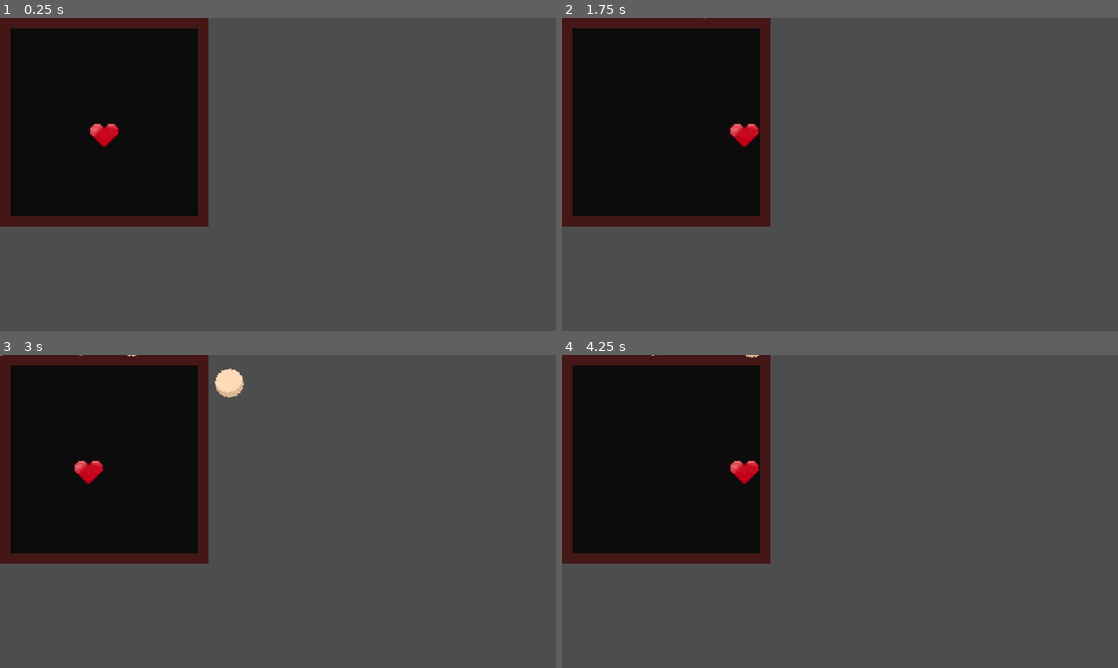
Above: before the commit, frames 1-4 (two rows, left to right).
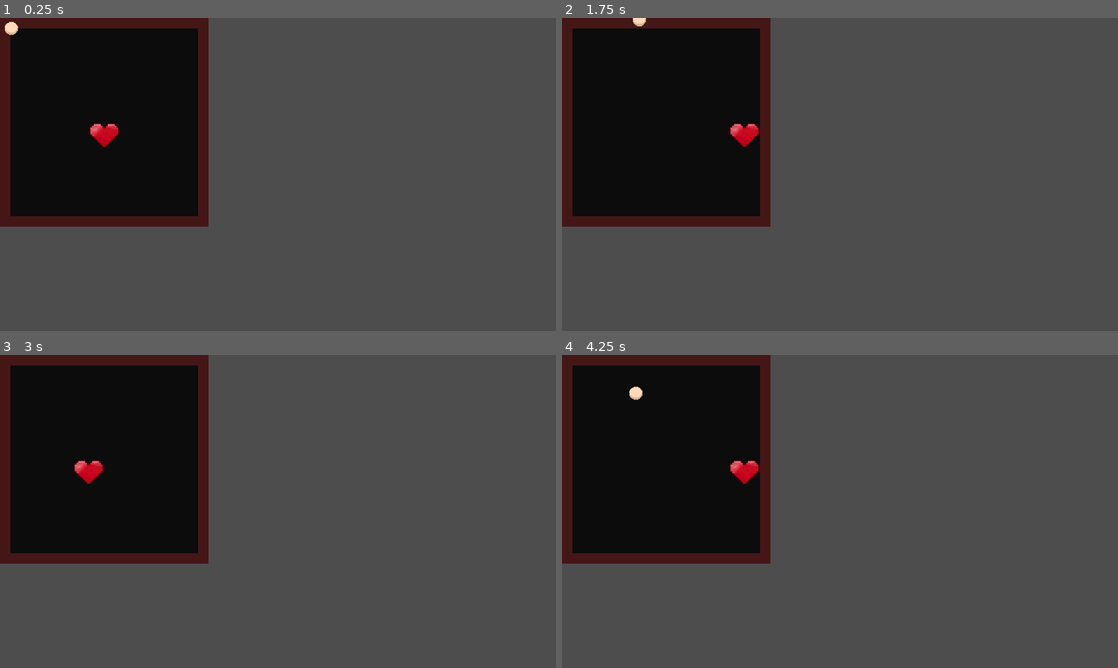
Above: after the commit, the same moments.

Repository: yanaexe/Global-Classroom-Project
Game: Godot game, scene res://scenes/dodge_minigame.tscn
Two runs of this game, one before a commit and one after it. Both use one fixed random seed, a clock stepped at 60 frames per second and the inputs below. This scene is started directly instead of the project's main scene.
Inputs (mouse positions are in pixels of both pictures, inside the frame that each line leads up to):
- Up to frame 1 (0.25 s): no input
- Up to frame 2 (1.75 s): tap Enter at 0.5 s; move the mouse to (962, 158) at 0.52 s; hold D (dodgeMG_right) from 0.53 s (still down); tap Shift (dash) at 0.6 s; tap Space (jump) at 0.77, 1.25, 1.52 s; move the mouse to (728, 190) at 1.27 s; tap E (fire) at 1.35 s
- Up to frame 3 (3 s): move the mouse to (333, 442) at 2.02 s; release D (dodgeMG_right) at 2.03 s; hold A (dodgeMG_left) 2.03-2.78 s; tap Shift (dash) at 2.1 s; move the mouse to (250, 574) at 2.77 s; hold D (dodgeMG_right) from 2.78 s (still down); tap E (fire) at 2.85 s
- Up to frame 4 (4.25 s): keep holding D (dodgeMG_right); tap Space (jump) at 3.02, 3.77 s; move the mouse to (1006, 558) at 3.52 s; tap Shift (dash) at 3.6 s

The runs differ from the first frame. In frame 1, less than 0.1% of the frame differs, in the area x 0-4%, y 1-6%; in frame 2, less than 0.1%; in frame 3, 0.4%, in the area x 0-44%, y 0-14%; in frame 4, 0.1%.

Commit message:
wanna rip my head out

Diff:
--- a/bullet.gd
+++ b/bullet.gd
@@ -1,4 +1,4 @@
-extends RigidBody2D
+extends Area2D
 
 @export var speed: float = 150
 @export var direction: Vector2 = Vector2.LEFT
--- a/scenes/bullet_spawner.gd
+++ b/scenes/bullet_spawner.gd
@@ -12,22 +12,26 @@
 		spawn_timer = spawn_interval
 
 func spawn_bullet():
+	var player = get_tree().get_nodes_in_group("player_soul")[0]
+	var area = get_node("/root/DodgeMinigame/BattleBox/Border/BattleArea")
+
+	var global_top_left = area.get_global_transform_with_canvas().origin
+	var size = area.get_size()  # ColorRect's size in world coords
+
+	var margin = 0
+	var min_x = global_top_left.x + margin
+	var max_x = global_top_left.x + size.x - margin
+	var min_y = global_top_left.y + margin
+	var max_y = global_top_left.y + size.y - margin
+
+	global_position = Vector2(randf_range(min_x, max_x), randf_range(min_y, max_y))
+	print("🔫 FIXED Spawner Pos:", global_position)
+
 	var bullet = bullet_scene.instantiate()
+	bullet.global_position = global_position
+	get_tree().get_root().add_child(bullet)
 
-	var player = get_tree().get_nodes_in_group("player_soul")[0]
-
-	# Convert ColorRect UI to world space
-	var canvas_transform: Transform2D = get_viewport().get_canvas_transform()
-	var battle_area = get_node("/root/DodgeMinigame/BattleBox/Border/BattleArea")
-	var top_left: Vector2 = canvas_transform.affine_inverse() * battle_area.get_screen_position()
-	var size: Vector2 = Vector2(36, 36)
-
-	# Spawn just above the box, with slight randomness
-	var spawn_x = randf_range(top_left.x + 4, top_left.x + size.x - 4)
-	var spawn_y = top_left.y - 10  # Just above the box
-
-	var spawn_pos = Vector2(spawn_x, spawn_y)
-	bullet.global_position = spawn_pos
-	bullet.direction = (player.global_position - spawn_pos).normalized()
-
-	get_tree().get_root().add_child(bullet)
+	var dir = player.global_position - bullet.global_position
+	if dir.length() < 2:
+		dir = Vector2.DOWN
+	bullet.direction = dir.normalized()
--- a/scenes/dodge_bullet.tscn
+++ b/scenes/dodge_bullet.tscn
@@ -1,9 +1,7 @@
-[gd_scene load_steps=6 format=3 uid="uid://cvseumiaujjak"]
+[gd_scene load_steps=5 format=3 uid="uid://cvseumiaujjak"]
 
 [ext_resource type="Script" uid="uid://u741h25812hq" path="res://bullet.gd" id="1_6hw4a"]
 [ext_resource type="Texture2D" uid="uid://dvgwrh63bdywo" path="res://sprites/Mediavel.png" id="2_ketuh"]
-
-[sub_resource type="CircleShape2D" id="CircleShape2D_pqldm"]
 
 [sub_resource type="AtlasTexture" id="AtlasTexture_lhl87"]
 atlas = ExtResource("2_ketuh")
@@ -20,14 +18,22 @@
 "speed": 5.0
 }]
 
-[node name="DodgeBullet" type="RigidBody2D"]
-scale = Vector2(0.3, 0.3)
+[node name="DodgeBullet" type="Area2D"]
 script = ExtResource("1_6hw4a")
 
-[node name="CollisionShape2D" type="CollisionShape2D" parent="."]
-position = Vector2(-1, 0)
-scale = Vector2(0.920001, 0.92)
-shape = SubResource("CircleShape2D_pqldm")
+[node name="Bullet" type="AnimatedSprite2D" parent="."]
+position = Vector2(-5.96046e-08, 2.84217e-14)
+scale = Vector2(0.462308, 0.47)
+sprite_frames = SubResource("SpriteFrames_ibv46")
 
-[node name="Bullet" type="AnimatedSprite2D" parent="."]
-sprite_frames = SubResource("SpriteFrames_ibv46")
+[node name="CollisionPolygon2D" type="CollisionPolygon2D" parent="."]
+position = Vector2(0.839375, -4)
+scale = Vector2(1.16071, 1)
+polygon = PackedVector2Array(-2.44623, 0, 0.138385, 0, 2.34608, 1.67092, 2.34608, 5.67092, 0.138385, 8, -2.44623, 8, -4.65392, 5.67092, -4.65392, 1.67092)
+
+[node name="Timer" type="Timer" parent="."]
+wait_time = 5.0
+one_shot = true
+autostart = true
+
+[connection signal="timeout" from="Timer" to="." method="_on_timer_timeout"]
